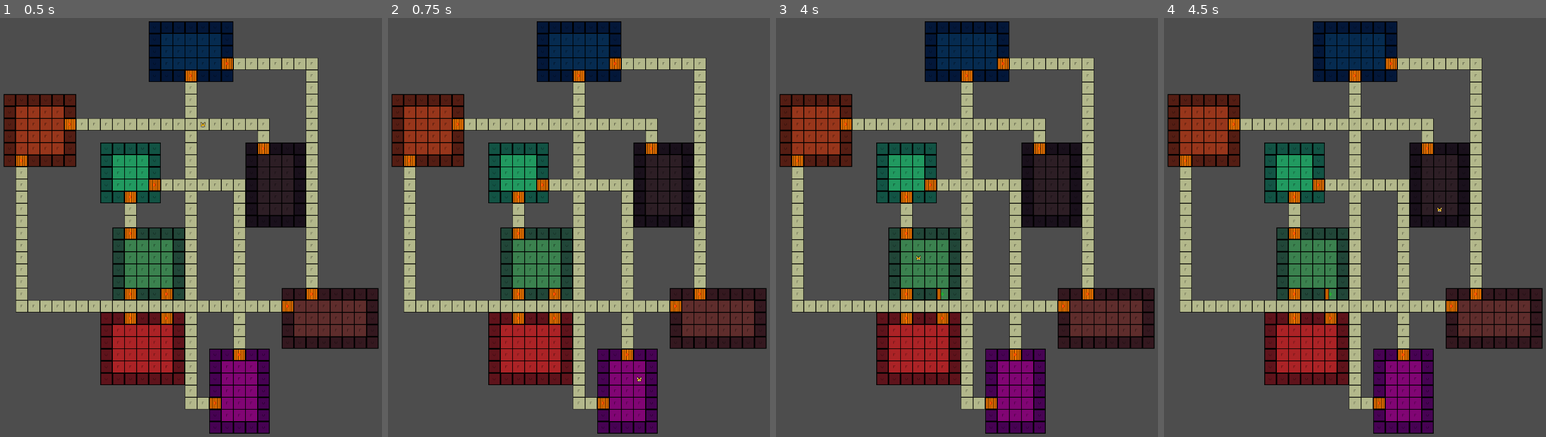
Above: before the commit, frames 1-4 (left to right).
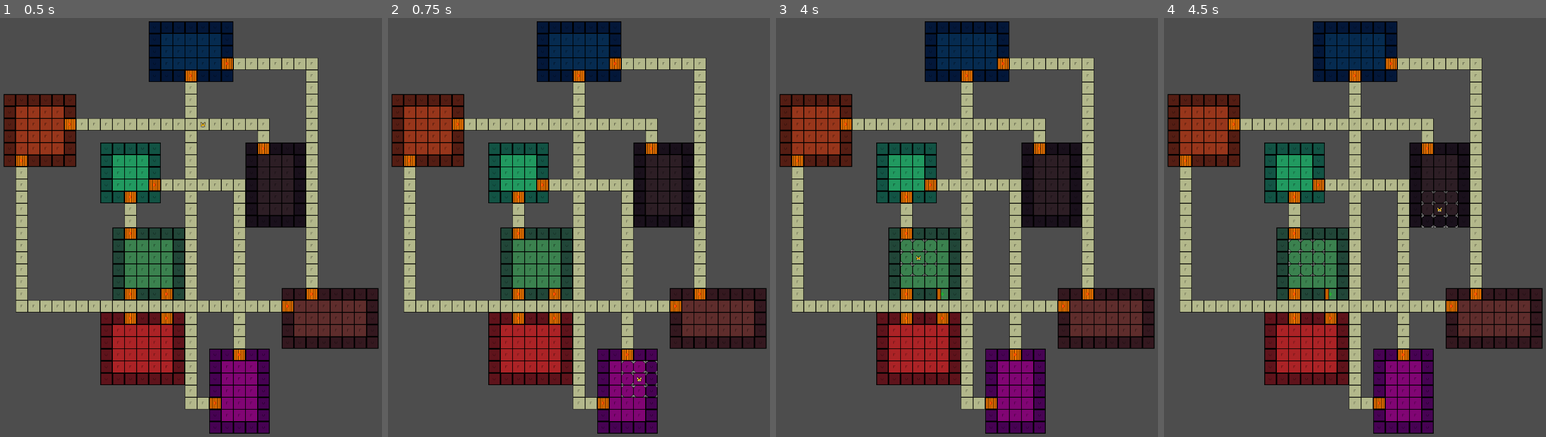
Above: after the commit, the same moments.

Repository: alanb33/GodotDungeonGame
Game: Godot game, scene res://Scenes/GameScene.tscn
Two runs of this game, one before a commit and one after it. Both use one fixed random seed, a clock stepped at 60 frames per second and the inputs below.
Inputs:
- Up to frame 1 (0.5 s): no input
- Up to frame 2 (0.75 s): tap Enter (ui_accept) at 0.5 s; hold Right (ui_right) from 0.53 s (still down); tap C (action_close, bound only after the commit) at 0.6 s
- Up to frame 3 (4 s): tap Enter (ui_accept) at 0.77, 1.25, 1.52, 2, 2.75, 3.02, 3.5, 3.77 s; tap Keypad 9 (ui_ne, bound only after the commit) at 0.8, 1.35 s; release Right (ui_right) at 1.28 s; hold Down (ui_down) 1.28-2.03 s; tap Keypad 7 (ui_nw, bound only after the commit) at 1.55, 2.1 s; hold Right (ui_right) 2.03-2.78 s; tap Keypad 3 (ui_se, bound only after the commit) at 2.3, 2.85 s; hold Up (ui_up) 2.78-3.53 s; tap Keypad 1 (ui_sw, bound only after the commit) at 3.05, 3.6 s; hold Left (ui_left) from 3.53 s (still down); tap C (action_close, bound only after the commit) at 3.8 s
- Up to frame 4 (4.5 s): keep holding Left (ui_left); tap Enter (ui_accept) at 4.25 s; tap C (action_close, bound only after the commit) at 4.35 s

Frame 1 is identical in both runs. In frame 2, less than 0.1% of the frame differs, in the area x 61-71%, y 81-91%; in frame 3, less than 0.1%; in frame 4, 0.1%, in the area x 32-77%, y 41-62%.

Commit message:
Implement the action system (door closing currently bugged)

Diff:
--- /dev/null
+++ b/Components/PlayerActionController.gd
@@ -0,0 +1,8 @@
+class_name PlayerActionController
+extends Node2D
+
+signal action_request(action: ActionTypes.Action)
+
+func handle_actions():
+	if Input.is_action_just_pressed("action_close"):
+		action_request.emit(ActionTypes.Action.ACTION_CLOSE)
--- /dev/null
+++ b/Components/PlayerActionController.tscn
@@ -0,0 +1,6 @@
+[gd_scene load_steps=2 format=3 uid="uid://d3yhepl5udj3m"]
+
+[ext_resource type="Script" path="res://Components/PlayerActionController.gd" id="1_ebcf7"]
+
+[node name="PlayerActionController" type="Node2D"]
+script = ExtResource("1_ebcf7")
--- a/Components/PlayerMovementController.gd
+++ b/Components/PlayerMovementController.gd
@@ -2,7 +2,7 @@
 
 signal move_request(dir: MoveTypes.Dir)
 
-func handle_movements(entity: Entity):
+func handle_movements():
 	if Input.is_action_just_pressed("ui_left"):
 		move_request.emit(MoveTypes.Dir.LEFT)
 	if Input.is_action_just_pressed("ui_right"):
--- a/Scenes/Entity.gd
+++ b/Scenes/Entity.gd
@@ -1,9 +1,11 @@
 class_name Entity extends Node2D
 
+signal action_request(entity: Entity, action: ActionTypes.Action)
 signal move_request(entity: Entity, dir: MoveTypes.Dir)
 
 @onready var _components = $Components
 @export var entity_name: String = "Entity"
+@export var player_controlled: bool = false
 
 var coordinate: Coordinate = Coordinate.new()
 
@@ -12,6 +14,7 @@
 
 # Player control-related
 var _player_movement_controller = null
+var _player_action_controller = null
 
 func _connect_components():
 	for component in _components.get_children():
@@ -21,6 +24,12 @@
 		if component is PlayerMovementController:
 			_player_movement_controller = component
 			_player_movement_controller.move_request.connect(_on_move_request)
+		if component is PlayerActionController:
+			_player_action_controller = component
+			_player_action_controller.action_request.connect(_on_action_request)
+
+func _on_action_request(action: ActionTypes.Action):
+	action_request.emit(self, action)
 
 func _on_move_request(dir: MoveTypes.Dir):
 	move_request.emit(self, dir)
@@ -38,4 +47,6 @@
 # Called every frame. 'delta' is the elapsed time since the previous frame.
 func _process(delta):
 	if _player_movement_controller != null:
-		_player_movement_controller.handle_movements(self)
+		_player_movement_controller.handle_movements()
+	if _player_action_controller != null:
+		_player_action_controller.handle_actions()
--- /dev/null
+++ b/Scenes/EntityActionController.gd
@@ -0,0 +1,108 @@
+class_name EntityActionController
+extends Node
+
+@export var _entity_manager: EntityManager
+@export var _level_manager: LevelManager
+
+var _grid_selector_scene: PackedScene = preload("res://Scenes/Util/GridSelector.tscn")
+
+signal _input_dir(dir: TileUtil.Dir)
+
+func _ask_player_dir_input():
+	if Input.is_action_just_pressed("ui_left"):
+		_input_dir.emit(TileUtil.Dir.W)
+	if Input.is_action_just_pressed("ui_right"):
+		_input_dir.emit(TileUtil.Dir.E)
+	if Input.is_action_just_pressed("ui_up"):
+		_input_dir.emit(TileUtil.Dir.N)
+	if Input.is_action_just_pressed("ui_down"):
+		_input_dir.emit(TileUtil.Dir.S)
+	if Input.is_action_just_pressed("ui_nw"):
+		_input_dir.emit(TileUtil.Dir.NW)
+	if Input.is_action_just_pressed("ui_ne"):
+		_input_dir.emit(TileUtil.Dir.NE)
+	if Input.is_action_just_pressed("ui_se"):
+		_input_dir.emit(TileUtil.Dir.SE)
+	if Input.is_action_just_pressed("ui_sw"):
+		_input_dir.emit(TileUtil.Dir.SW)
+
+func _connect_signals():
+	_entity_manager.entity_action_request.connect(_on_entity_action_request)
+
+func _handle_close_action(entity: Entity):
+	# Spawn a grid of sprites around the player to show a highlight of what might be selected.
+	# Then, wait for a directional input.
+	# If the selected tile has a Door feature and it is open, close it!
+
+	# The Grid Selectors are not actually on the grid, they just surround the Entity's tile.
+	# Only worry about showing this for the Player, I'll do some Entity-specific code later.
+
+	if entity.player_controlled:
+		var grid: Array = _spawn_selector_grid_around(entity)
+		_ask_player_dir_input()
+		var selection_dir = await _input_dir
+		print("Dir await over: " + str(selection_dir))
+		var close_coordinate = Coordinate.new()
+		var surrounding_coords = TileUtil.get_surrounding_tile_vector2_dictionary(entity.coordinate)
+		close_coordinate.vector2 = surrounding_coords[selection_dir]
+		print("close coordinate vector2: " + str(close_coordinate.vector2))
+		var tile_to_close: Tile = _level_manager.get_tile_from_coordinate(close_coordinate)
+
+		if tile_to_close != null:
+			if tile_to_close.feature != null:
+				if tile_to_close.feature is FeatureDoor:
+					print("Door detected")
+					if not tile_to_close.feature.closed:
+						print("Trying to close door")
+						tile_to_close.feature.close()
+					else:
+						print("Door is already closed.")
+				else:
+					print("Nothing to close there.")
+			else:
+				print("Nothing to close there.")
+		else:
+			print("Nothing to close there.")
+
+		for selector in grid:
+			selector.queue_free()
+
+func _on_entity_action_request(entity: Entity, action: ActionTypes.Action):
+	match action:
+		ActionTypes.Action.PRINT_DEBUG:
+			print("ActionType Debug from " + entity.entity_name + ": PRINT DEBUG")
+		ActionTypes.Action.ACTION_CLOSE:
+			_handle_close_action(entity)
+		_:
+			assert(false, "Undefined ActionType received")
+
+func _test_links():
+	assert(_entity_manager != null, "EAC has null EM")
+	assert(_level_manager != null, "EAC has null LM")
+
+	assert(_grid_selector_scene.can_instantiate(), "EAC cannot instantiate GridSelector scene")
+
+func _spawn_selector_grid_around(entity: Entity) -> Array:
+	# Spawn the selector grid around the Entity, and then return it to the caller so they can
+	# despawn it later. We'll also
+
+	var grid = []
+	var surrounding_directions: Dictionary = TileUtil.get_surrounding_tile_vector2_dictionary(entity.coordinate)
+
+	for dir_key in surrounding_directions.keys():
+		var grid_selector = _grid_selector_scene.instantiate()
+		add_child(grid_selector)
+		grid_selector.position = surrounding_directions[dir_key] * TileInfo.CURRENT_DIMENSIONS
+		grid.append(grid_selector)
+
+	return grid
+
+# Called when the node enters the scene tree for the first time.
+func _ready() -> void:
+	_test_links()
+	_connect_signals()
+
+
+# Called every frame. 'delta' is the elapsed time since the previous frame.
+func _process(delta: float) -> void:
+	_ask_player_dir_input()
--- a/Scenes/EntityManager.gd
+++ b/Scenes/EntityManager.gd
@@ -6,6 +6,7 @@
 var _player: Entity = null
 
 signal entity_move_request(entity: Entity, dir: MoveTypes.Dir)
+signal entity_action_request(entity: Entity, action: ActionTypes.Action)
 
 enum Directions {
 	LEFT,
@@ -27,7 +28,7 @@
 func _connect_entities():
 	for entity in _entities:
 		entity.move_request.connect(_on_move_request)
-		print("Connected " + entity.entity_name)
+		entity.action_request.connect(_on_action_request)
 
 func place_player():
 	var tile: Tile = _level_manager.get_any_passable_tile()
@@ -39,6 +40,9 @@
 	add_entity(_player)
 	_connect_entities()
 
+func _on_action_request(entity: Entity, action: ActionTypes.Action):
+	entity_action_request.emit(entity, action)
+
 func _on_move_request(entity: Entity, dir: MoveTypes.Dir):
 	entity_move_request.emit(entity, dir)
 
--- a/Scenes/GameScene.tscn
+++ b/Scenes/GameScene.tscn
@@ -1,9 +1,10 @@
-[gd_scene load_steps=6 format=3 uid="uid://eoirgspkjunk"]
+[gd_scene load_steps=7 format=3 uid="uid://eoirgspkjunk"]
 
 [ext_resource type="Script" path="res://Scenes/GameManager.gd" id="1_1grkk"]
 [ext_resource type="Script" path="res://Scenes/TileMaker.gd" id="1_pxg38"]
 [ext_resource type="Script" path="res://Scenes/EntityManager.gd" id="2_00oh5"]
 [ext_resource type="Script" path="res://Scenes/EntityMovementController.gd" id="4_rek23"]
+[ext_resource type="Script" path="res://Scenes/EntityActionController.gd" id="5_823es"]
 [ext_resource type="Script" path="res://Scenes/LevelManager.gd" id="6_virw4"]
 
 [node name="GameScene" type="Node"]
@@ -28,6 +29,11 @@
 _entity_manager = NodePath("..")
 _level_manager = NodePath("../../../LevelManager")
 
+[node name="EntityActionController" type="Node" parent="GameManager/EntityManager" node_paths=PackedStringArray("_entity_manager", "_level_manager")]
+script = ExtResource("5_823es")
+_entity_manager = NodePath("..")
+_level_manager = NodePath("../../../LevelManager")
+
 [node name="LevelManager" type="Node" parent="." node_paths=PackedStringArray("_tile_maker")]
 script = ExtResource("6_virw4")
 _tile_maker = NodePath("../GameManager/TileMaker")
--- a/Scenes/Player.tscn
+++ b/Scenes/Player.tscn
@@ -1,12 +1,14 @@
-[gd_scene load_steps=4 format=3 uid="uid://bcbshndx3utrx"]
+[gd_scene load_steps=5 format=3 uid="uid://bcbshndx3utrx"]
 
 [ext_resource type="Script" path="res://Scenes/Entity.gd" id="1_3l5so"]
 [ext_resource type="PackedScene" uid="uid://luktwnn1ah82" path="res://Sprites/fox_sprite_2d.tscn" id="2_5t86x"]
 [ext_resource type="PackedScene" uid="uid://dvnawyef432l7" path="res://Components/PlayerMovementController.tscn" id="3_ry8x2"]
+[ext_resource type="PackedScene" uid="uid://d3yhepl5udj3m" path="res://Components/PlayerActionController.tscn" id="4_sq4k8"]
 
 [node name="Player" type="Node2D"]
 script = ExtResource("1_3l5so")
 entity_name = "Player"
+player_controlled = true
 
 [node name="Components" type="Node2D" parent="."]
 
@@ -14,3 +16,5 @@
 z_index = 2
 
 [node name="PlayerMovementController" parent="Components" instance=ExtResource("3_ry8x2")]
+
+[node name="PlayerActionController" parent="Components" instance=ExtResource("4_sq4k8")]
--- /dev/null
+++ b/Scenes/Util/GridSelector.tscn
@@ -0,0 +1,11 @@
+[gd_scene load_steps=3 format=3 uid="uid://cgjkmk4l5s40o"]
+
+[ext_resource type="Texture2D" uid="uid://crgvr11fkqrn3" path="res://Sprites/GridSelector.png" id="1_oghy1"]
+[ext_resource type="Script" path="res://Scenes/Util/ResizingSprite.gd" id="2_baml2"]
+
+[node name="GridSelectorSprite" type="Sprite2D"]
+z_index = 10
+texture_filter = 2
+texture = ExtResource("1_oghy1")
+offset = Vector2(16, 16)
+script = ExtResource("2_baml2")
--- /dev/null
+++ b/Scenes/Util/ResizingSprite.gd
@@ -0,0 +1,9 @@
+class_name ResizingSprite
+extends Sprite2D
+
+func _resize():
+	scale.x = TileInfo.CURRENT_DIMENSIONS.x / TileInfo.BASE_DIMENSIONS.x
+	scale.y = TileInfo.CURRENT_DIMENSIONS.y / TileInfo.BASE_DIMENSIONS.y
+
+func _ready():
+	_resize()
--- a/Scripts/Tile/Feature/FeatureDoor.gd
+++ b/Scripts/Tile/Feature/FeatureDoor.gd
@@ -4,26 +4,26 @@
 var _closed_texture: Texture = preload("res://Sprites/Door_Closed.png")
 var _open_texture: Texture = preload("res://Sprites/Door_Open.png")
 
-var _closed = true
+var closed := true
 
-func _close():
+func close():
+	print("Closing...?")
 	$Sprite2D.texture = _closed_texture
 	blocking_contact = true
-	_closed = true
+	closed = true
 	transparent = false
+	print("Closed...?")
+	print(closed)
 
-func _open():
+func open():
 	$Sprite2D.texture = _open_texture
 	blocking_contact = false
-	_closed = false
+	closed = false
 	transparent = true
 
 func do_entity_contact():
-	if _closed:
-		_open()
-		print("Opening door")
-	else:
-		print("Passing open door")
+	if closed:
+		open()
 
 func _prepare_sprite():
 	# TODO: Turn the base Feature into a scene so we don't need to instantiate in every child.
@@ -34,4 +34,4 @@
 
 func _ready():
 	_prepare_sprite()
-	_close()
+	close()
--- a/Scripts/Tile/TileUtil.gd
+++ b/Scripts/Tile/TileUtil.gd
@@ -1,4 +1,31 @@
 class_name TileUtil
+
+enum Dir {
+	NW,
+	N,
+	NE,
+	E,
+	SE,
+	S,
+	SW,
+	W,
+	NONE,
+}
+
+static func get_surrounding_tile_vector2_dictionary(origin: Coordinate) -> Dictionary:
+
+	var dir_dict = {
+		Dir.NW: Vector2(origin.vector2.x - 1, origin.vector2.y - 1),
+		Dir.N: Vector2(origin.vector2.x, origin.vector2.y - 1),
+		Dir.NE: Vector2(origin.vector2.x + 1, origin.vector2.y - 1),
+		Dir.E: Vector2(origin.vector2.x + 1, origin.vector2.y),
+		Dir.SE: Vector2(origin.vector2.x + 1, origin.vector2.y + 1),
+		Dir.S: Vector2(origin.vector2.x, origin.vector2.y + 1),
+		Dir.SW: Vector2(origin.vector2.x - 1, origin.vector2.y + 1),
+		Dir.W: Vector2(origin.vector2.x - 1, origin.vector2.y),
+	}
+
+	return dir_dict
 
 static func vector_to_coordinate_string(x: int, y: int):
 	return str(x) + "-" + str(y)
--- /dev/null
+++ b/Scripts/Utilities/ActionTypes.gd
@@ -0,0 +1,6 @@
+class_name ActionTypes
+
+enum Action {
+	PRINT_DEBUG,
+	ACTION_CLOSE,
+}
--- a/Scripts/Utilities/MoveTypes.gd
+++ b/Scripts/Utilities/MoveTypes.gd
@@ -5,9 +5,14 @@
 	DOWN,
 	LEFT,
 	RIGHT,
+	NW,
+	NE,
+	SE,
+	SW,
 	RANDOM,
 	RANDOM_NEAR,
 	RANDOM_ROOM,
+	NONE,
 }
 
 static func dir_str(dir: MoveTypes.Dir):
--- a/project.godot
+++ b/project.godot
@@ -19,6 +19,34 @@
 
 window/size/viewport_height=1152
 
+[input]
+
+action_close={
+"deadzone": 0.5,
+"events": [Object(InputEventKey,"resource_local_to_scene":false,"resource_name":"","device":-1,"window_id":0,"alt_pressed":false,"shift_pressed":false,"ctrl_pressed":false,"meta_pressed":false,"pressed":false,"keycode":67,"physical_keycode":0,"key_label":0,"unicode":99,"echo":false,"script":null)
+]
+}
+ui_nw={
+"deadzone": 0.5,
+"events": [Object(InputEventKey,"resource_local_to_scene":false,"resource_name":"","device":-1,"window_id":0,"alt_pressed":false,"shift_pressed":false,"ctrl_pressed":false,"meta_pressed":false,"pressed":false,"keycode":4194445,"physical_keycode":0,"key_label":0,"unicode":55,"echo":false,"script":null)
+]
+}
+ui_ne={
+"deadzone": 0.5,
+"events": [Object(InputEventKey,"resource_local_to_scene":false,"resource_name":"","device":-1,"window_id":0,"alt_pressed":false,"shift_pressed":false,"ctrl_pressed":false,"meta_pressed":false,"pressed":false,"keycode":4194447,"physical_keycode":0,"key_label":0,"unicode":57,"echo":false,"script":null)
+]
+}
+ui_se={
+"deadzone": 0.5,
+"events": [Object(InputEventKey,"resource_local_to_scene":false,"resource_name":"","device":-1,"window_id":0,"alt_pressed":false,"shift_pressed":false,"ctrl_pressed":false,"meta_pressed":false,"pressed":false,"keycode":4194441,"physical_keycode":0,"key_label":0,"unicode":51,"echo":false,"script":null)
+]
+}
+ui_sw={
+"deadzone": 0.5,
+"events": [Object(InputEventKey,"resource_local_to_scene":false,"resource_name":"","device":-1,"window_id":0,"alt_pressed":false,"shift_pressed":false,"ctrl_pressed":false,"meta_pressed":false,"pressed":false,"keycode":4194439,"physical_keycode":0,"key_label":0,"unicode":49,"echo":false,"script":null)
+]
+}
+
 [rendering]
 
 renderer/rendering_method="mobile"
Binary file added: Sprites/GridSelector.png
Not shown, added: Sprites/GridSelector.png.import
